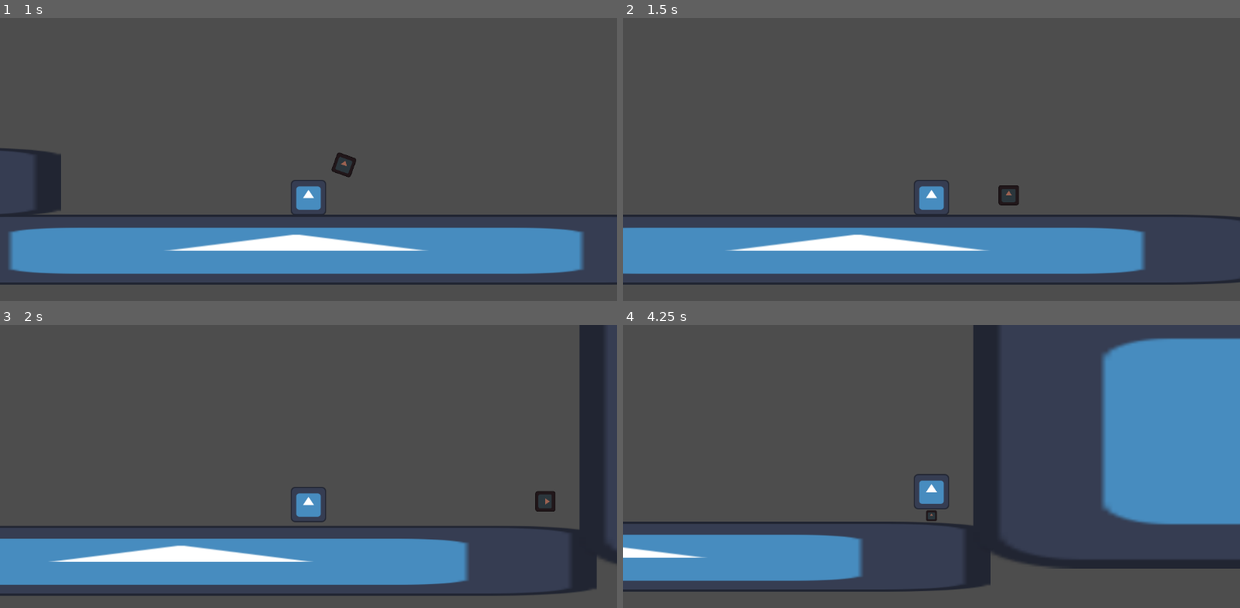
Above: before the commit, frames 1-4 (two rows, left to right).
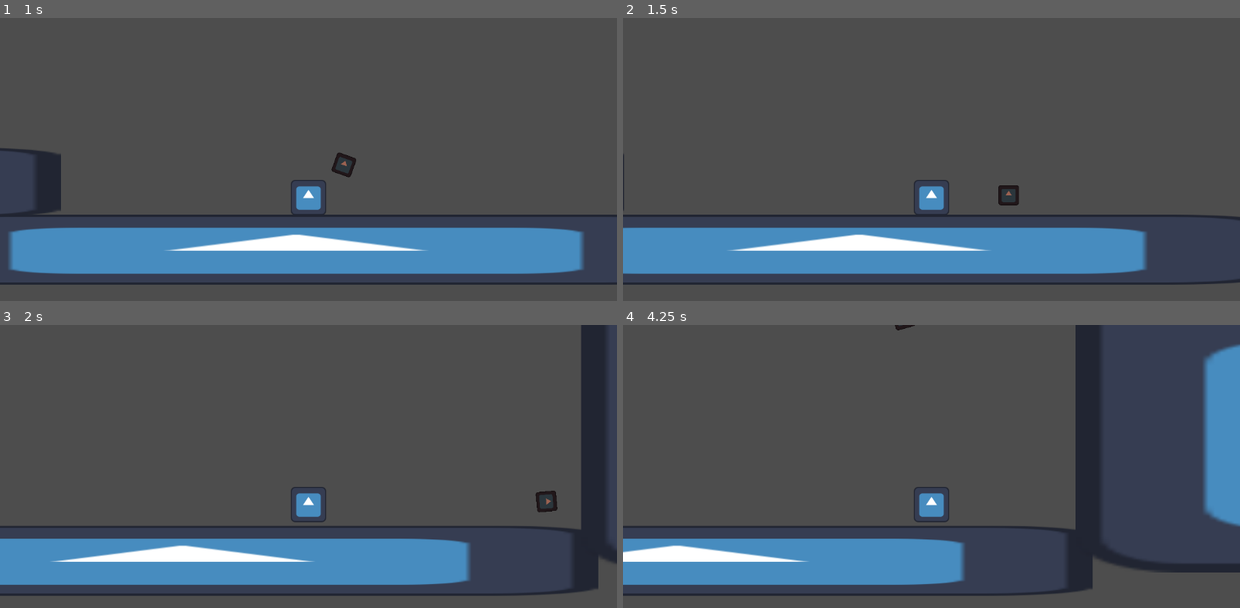
Above: after the commit, the same moments.

Repository: 3k2ng/jame-bucket
Game: Godot game, scene res://scenes/level.tscn
Two runs of this game, one before a commit and one after it. Both use one fixed random seed, a clock stepped at 60 frames per second and the inputs below. The engine's default icon, where the game draws it, is replaced by a stand-in: a white triangle on a blue panel in a dark square.
Inputs:
- Up to frame 1 (1 s): hold Right (right) from 0.53 s (still down); tap Z (jump) at 0.6, 0.77 s
- Up to frame 2 (1.5 s): keep holding Right (right); tap Z (jump) at 1.07 s; tap X (kick) at 1.35 s
- Up to frame 3 (2 s): keep holding Right (right); tap Z (jump) at 1.52, 1.55, 1.82 s
- Up to frame 4 (4.25 s): release Right (right) at 2.03 s; hold Left (left) 2.03-2.78 s; tap Z (jump) at 2.1, 3.02, 3.05, 3.32, 3.6, 3.77, 4.07 s; hold Right (right) from 2.78 s (still down); tap X (kick) at 2.85 s

Frame 1 is identical in both runs. In frame 2, 0.2% of the frame differs, in the area x 0-85%, y 48-89%; in frame 3, 0.5%; in frame 4, 28%, in the area x 0-100%, y 0-96%.

Commit message:
double jup

Diff:
--- a/scenes/player.tscn
+++ b/scenes/player.tscn
@@ -2,6 +2,10 @@
 
 [ext_resource type="Texture2D" uid="uid://x82m30vdmo83" path="res://icon.svg" id="1_3vyb7"]
 [ext_resource type="Script" uid="uid://degk58c8w57h2" path="res://scripts/player.gd" id="1_g2els"]
+
+[sub_resource type="CapsuleShape2D" id="CapsuleShape2D_qhqgy"]
+radius = 32.0
+height = 90.0
 
 [sub_resource type="SpriteFrames" id="SpriteFrames_g2els"]
 animations = [{
@@ -14,10 +18,6 @@
 "speed": 5.0
 }]
 
-[sub_resource type="CapsuleShape2D" id="CapsuleShape2D_qhqgy"]
-radius = 32.0
-height = 90.0
-
 [sub_resource type="CapsuleShape2D" id="CapsuleShape2D_g2els"]
 radius = 33.0
 height = 66.0
@@ -25,11 +25,6 @@
 [node name="Player" type="CharacterBody2D" groups=["player"]]
 collision_layer = 2
 script = ExtResource("1_g2els")
-
-[node name="OffAnimatedSprite2D" type="AnimatedSprite2D" parent="."]
-position = Vector2(0, 12)
-scale = Vector2(0.515625, 0.515625)
-sprite_frames = SubResource("SpriteFrames_g2els")
 
 [node name="OnCollisionShape2D" type="CollisionShape2D" parent="."]
 shape = SubResource("CapsuleShape2D_qhqgy")
@@ -39,14 +34,19 @@
 scale = Vector2(0.515625, 0.515625)
 sprite_frames = SubResource("SpriteFrames_g2els")
 
-[node name="Icon" type="Sprite2D" parent="OnAnimatedSprite2D"]
+[node name="Icon" type="Sprite2D" parent="."]
 modulate = Color(0.608931, 0.383061, 0.316014, 1)
-position = Vector2(0, 87.2727)
-scale = Vector2(0.296875, 0.296875)
+position = Vector2(0, 33)
+scale = Vector2(0.153076, 0.153076)
 texture = ExtResource("1_3vyb7")
 
 [node name="OffCollisionShape2D" type="CollisionShape2D" parent="."]
 position = Vector2(0, 12)
 shape = SubResource("CapsuleShape2D_g2els")
 
+[node name="OffAnimatedSprite2D" type="AnimatedSprite2D" parent="."]
+position = Vector2(0, 12)
+scale = Vector2(0.515625, 0.515625)
+sprite_frames = SubResource("SpriteFrames_g2els")
+
 [node name="Camera2D" type="Camera2D" parent="."]
--- a/scripts/bucket.gd
+++ b/scripts/bucket.gd
@@ -5,7 +5,7 @@
 @onready var pickup_area: Area2D = $PickupArea
 
 var invuln_frames: int = 1
-var BUCKET_RETURN_FORCE = 50.0
+var BUCKET_RETURN_FORCE = 10.0
 func _physics_process(delta: float) -> void:
 	if invuln_frames:
 		invuln_frames -= 1
--- a/scripts/player.gd
+++ b/scripts/player.gd
@@ -38,12 +38,14 @@
 	if Input.is_action_just_pressed("kick") and state == State.ON_BUCKET and not is_on_wall():
 		kick_bucket()
 
+	if Input.is_action_just_pressed("jump") and state == State.ON_BUCKET and not is_on_floor():
+		double_jump()
+		velocity.y = BUCKET_JUMP_VELOCITY
 
-
-const BUCKET_MAX_SPEED = 500.0
-const ACCEL = 1000.0
+const BUCKET_MAX_SPEED = 600.0
+const ACCEL = 800.0
 const BUCKET_JUMP_VELOCITY = -320.0
-const BUCKET_GRAVITY = Vector2(0.0, 700.0)
+const BUCKET_GRAVITY = Vector2(0.0, 800.0)
 func handle_on_bucket(delta: float) -> void:
 	if not is_on_floor():
 		velocity += BUCKET_GRAVITY * delta
@@ -86,6 +88,14 @@
 	get_parent().add_child(new_bucket)
 	update_state(State.OFF_BUCKET)
 
+func double_jump() -> void:
+	if state == State.OFF_BUCKET: return
+	var new_bucket = BUCKET.instantiate()
+	new_bucket.linear_velocity = Vector2(sign(velocity.x) * 200.0, BUCKET_FORCE)
+	new_bucket.position = position + Vector2(0.0, 10.0)
+	get_parent().add_child(new_bucket)
+	update_state(State.OFF_BUCKET)
+
 func equip_bucket() -> void:
 	update_state(State.ON_BUCKET)
 
